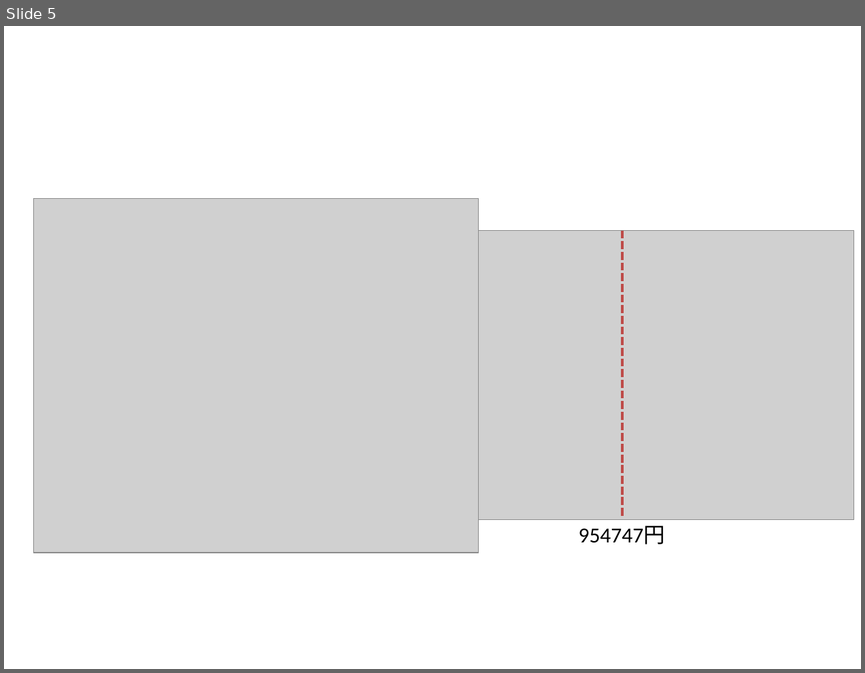
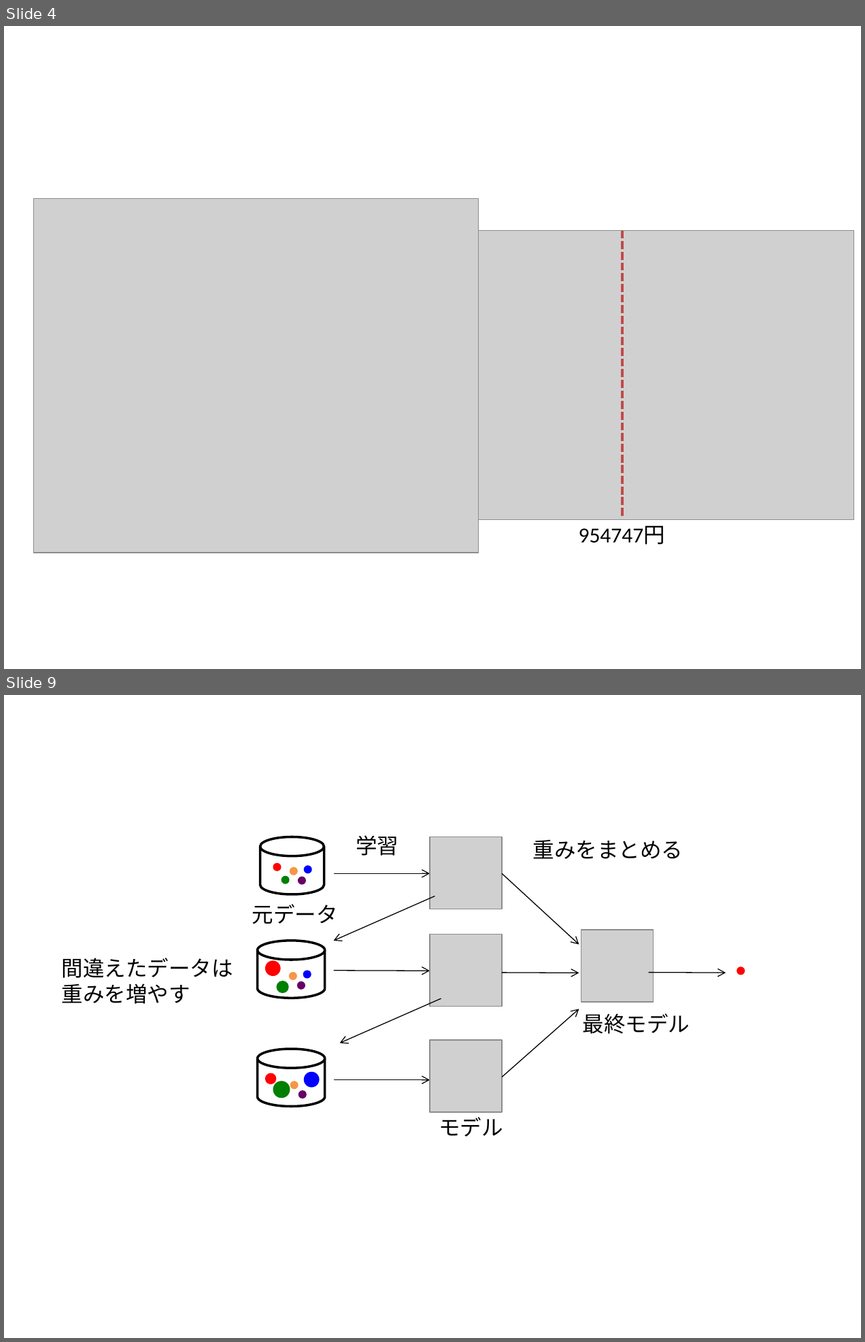
Before and after one commit to MiraiChino/slide, a slide deck: ensemble/img/sozai.pptx. Shown one above the other, each under a label of ours: slide 5 before the commit, slides 4 and 9 after it; the slides between them are not shown. The pictures are 865x673 and 865x1342 pixels, drawn with LibreOffice and Linux fonts; fonts in the diff are those of the drawing; grey boxes stand for pictures. Boxes give left, top, right and bottom in pixels: in the first picture for what was removed or moved away, otherwise in the second. Text is boxed around its words. In the diff, an @@ line names an element or a change of style, - is before the commit and + after.

```diff
--- a/ensemble/img/sozai.pptx
+++ b/ensemble/img/sozai.pptx
@@ slide 9 added at <box>4,695,861,1338</box>, background #FFFFFF @@
@@ group added at <box>62,835,745,1136</box>: 16 ellipses, 9 arrows, 6 texts, 4 pictures, 3 cylinders @@
+元データ
+学習
+モデル
+重みをまとめる
+間違えたデータは
+重みを増やす
+最終モデル
@@ what was slide 5 is now slide 4 @@
```
Also in this commit, not shown: 5 other slides added, 1 slide removed, 6 other files.
